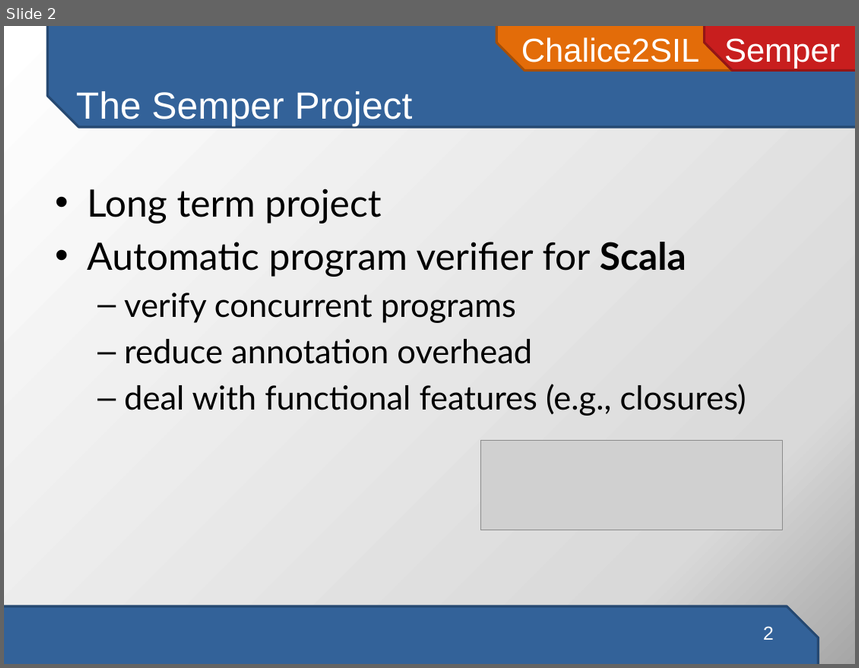
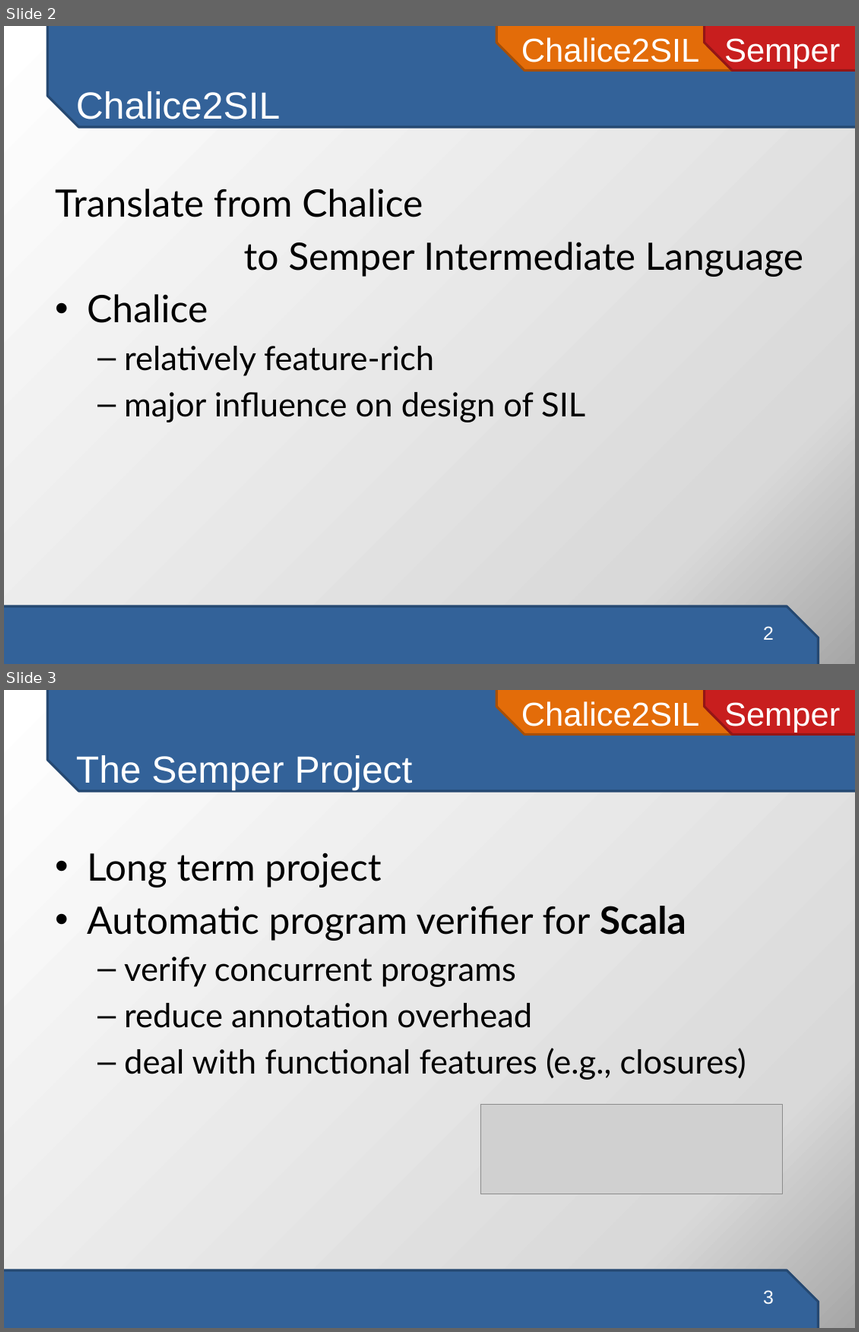
Before and after one commit to viperproject/chalice2silver, a slide deck: chalice2sil/doc/presentation/chalice2sil-presentation.pptx. Shown one above the other, each under a label of ours: slide 2 before the commit, slides 2 and 3 after it. The pictures are 859x668 and 859x1332 pixels, drawn with LibreOffice and Linux fonts; fonts in the diff are those of the drawing; grey boxes stand for pictures. Boxes give left, top, right and bottom in pixels: in the first picture for what was removed or moved away, otherwise in the second. Text is boxed around its words. In the diff, an @@ line names an element or a change of style, - is before the commit and + after.

```diff
--- a/chalice2sil/doc/presentation/chalice2sil-presentation.pptx
+++ b/chalice2sil/doc/presentation/chalice2sil-presentation.pptx
@@ slide 2 added at <box>4,26,855,664</box>, background gradient #FFFFFF to #D9D9D9 to #A6A6A6; not listed: 4 template elements that a slide beside it also shows @@
@@ title added at <box>76,91,280,127</box>, 32 pt, text #FFFFFF @@
+Chalice2SIL
@@ text added at <box>55,189,804,423</box>, 32 pt, text #000000 @@
+Translate from Chalice
+to Semper Intermediate Language
+• Chalice
+  – relatively feature-rich
+  – major influence on design of SIL
@@ page number added at <box>763,626,774,640</box>, 16 pt, text #FFFFFF @@
+2
@@ what was slide 2 is now slide 3 @@
@@ page number at <box>763,1290,774,1305</box>: text changed @@
-2
+3
```
Also in this commit, not shown: 3 slides changed, 1 other slide added.
